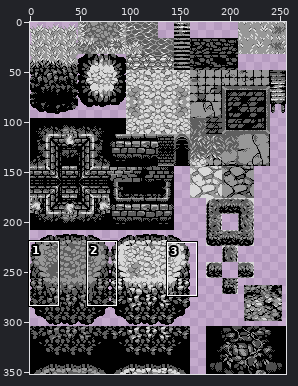
Sprite sheet, stored at sprites/spr_gb12_level_tileset/e9b1e88f-fd84-4199-b6e1-a33957f27e96.png. The picture above shows the old version from afar; the outline marks the close-up.
Close-up. Before the commit:
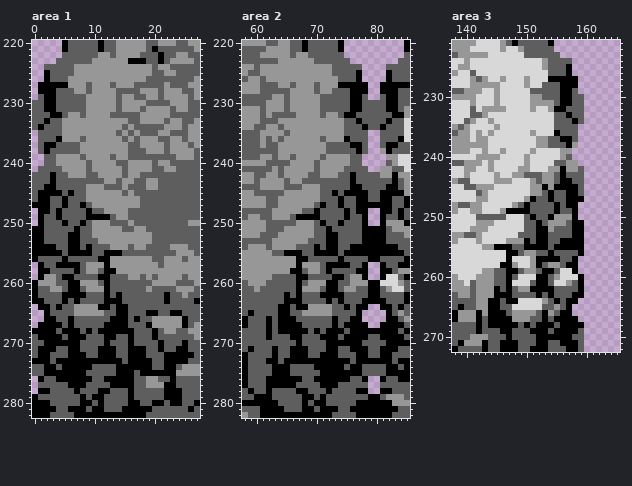
The file is 256x352 pixels. Colours within 5 levels of each other are drawn and written as one. Shown: area 1: x 0..27, y 220..282; area 2: x 58..85, y 220..282; area 3: x 138..165, y 221..272.
The same view after the edit:
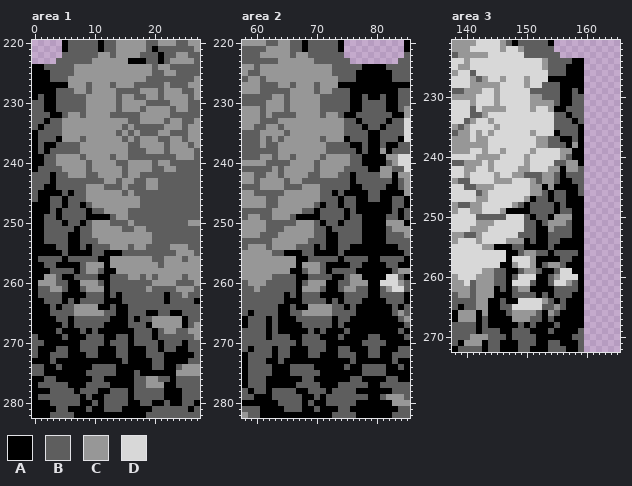
Palette (. is transparent): A #000000  B #5e5e5e  C #979797  D #d8d8d8
The edit:
Changed rows in their new state; - is an unchanged pixel.
Area 1:
first column x 0:
224 AA
225 AA
226 AA
227 A-
228 A-
229 A-
first column x 0:
235 A-
236 A-
237 A-
238 A-
239 AA
240 AA
241 A-
first column x 0:
248 A
249 A
250 A
first column x 0:
257 A
258 A
259 A
first column x 0:
264 A-
265 AA
266 AA
267 A-
first column x 0:
276 A
277 A
278 A
Area 2:
first column x 78:
224 AAAA
225 AAAA
226 AAAA
227 -AA-
228 -AA-
229 -AA-
first column x 78:
235 -AA-
236 -AA-
237 -AA-
238 -AA-
239 AAAA
240 AAAA
241 -AA-
first column x 79:
248 AA
249 AA
250 AA
first column x 79:
257 AA
258 AA
259 AA
first column x 78:
264 -AA-
265 AAAA
266 AAAA
267 -AA-
first column x 79:
276 AA
277 AA
278 AA
Area 3:
first column x 158:
224 AA
225 AA
226 AA
227 -A
228 -A
229 -A
first column x 158:
235 -A
236 -A
237 -A
238 -A
239 AA
240 AA
241 -A
first column x 159:
248 A
249 A
250 A
first column x 159:
257 A
258 A
259 A
first column x 158:
264 -A
265 AA
266 AA
267 -A
